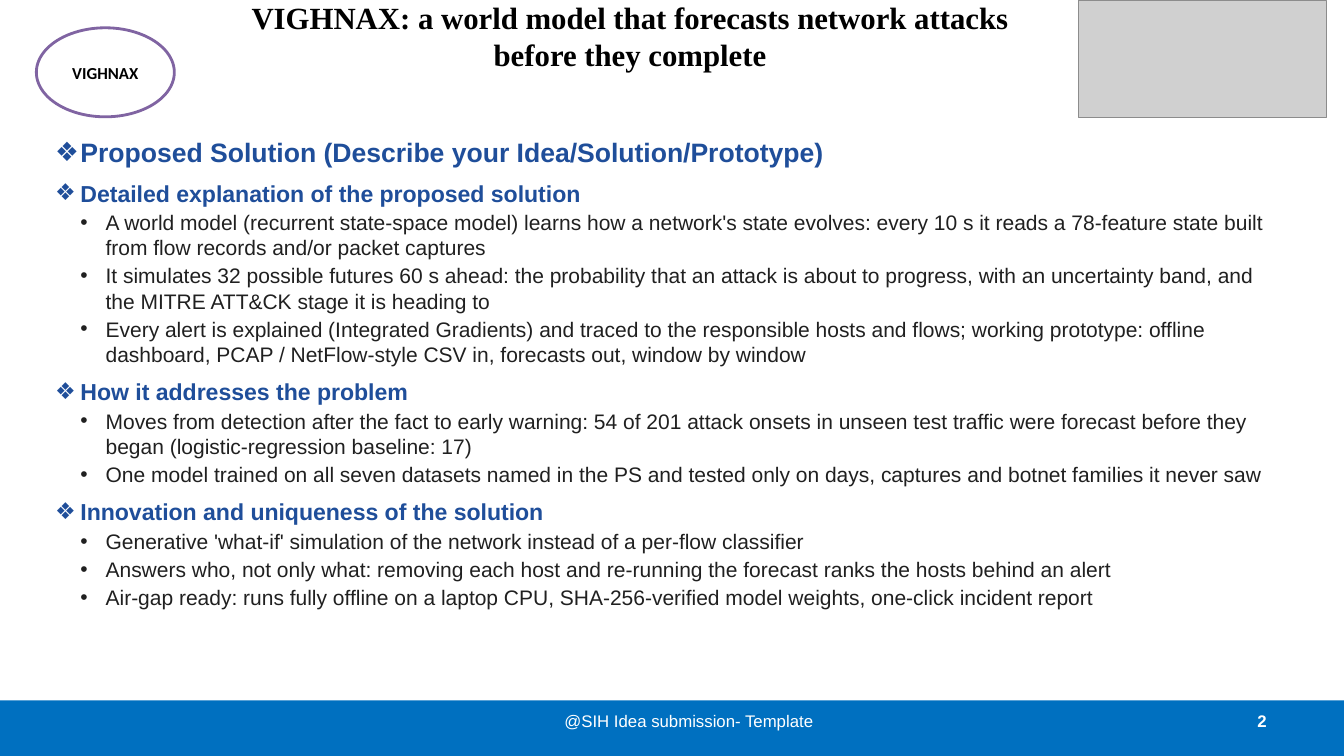
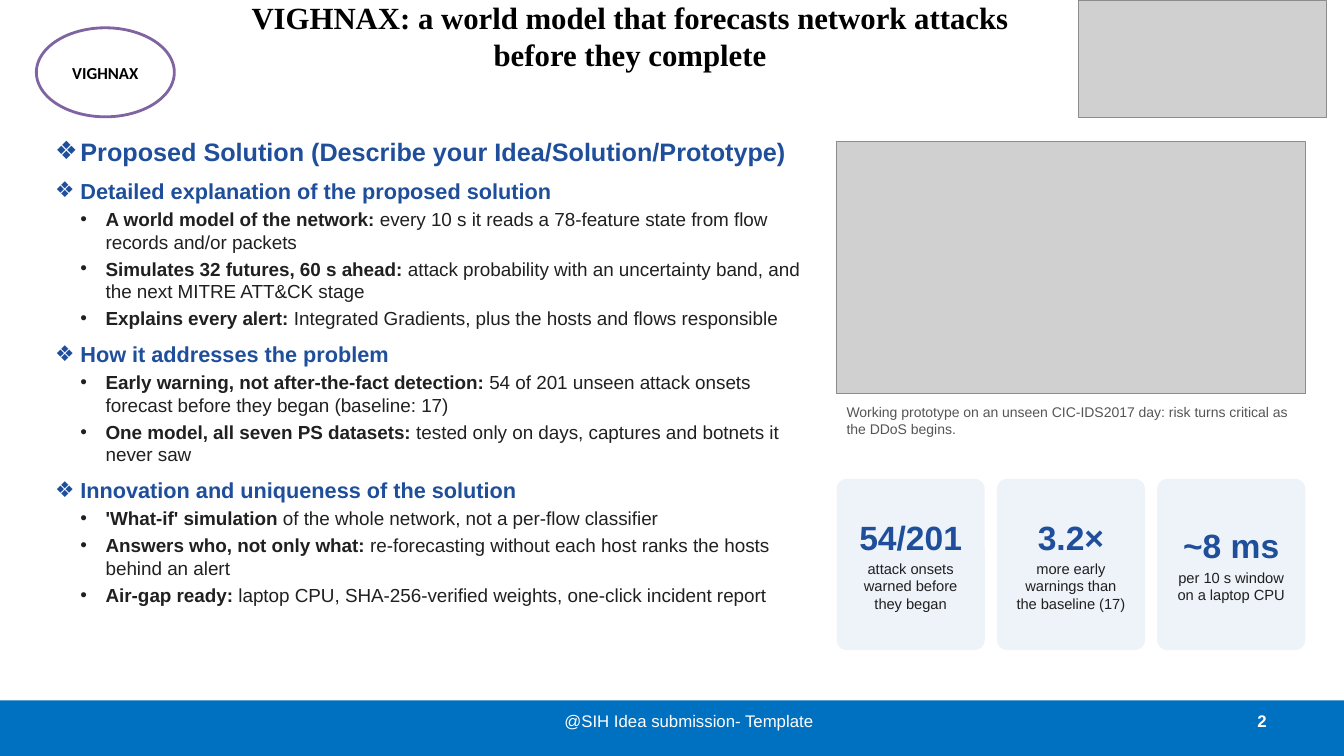
Before and after one commit to NAMAN-THAKUR-1944/SIH2026-SIH26153-VIGHNAX, a slide deck: slide 2 of docs/VIGHNAX_SIH_Idea_Presentation.pptx. Drawn at 1344x756 pixels with LibreOffice and Linux fonts; fonts in the diff are those of the drawing; grey boxes stand for pictures. Boxes give left, top, right and bottom in pixels: in the first picture for what was removed or moved away, otherwise in the second. Text is boxed around its words. In the diff, an @@ line names an element or a change of style, - is before the commit and + after.

Commit message:
Redesign the SIH idea presentation
- Idea slide: shorter points, dashboard screenshot, headline results as stat tiles
- Feasibility slide: per-dataset results chart (forecast and detection vs the baseline) and a
  challenges -> strategies table
- Impact slide: benefit cards, larger screenshot, QR code and link to the demo video
- References slide: grouped references, clickable links and QR codes for the repo and the video
- Document properties now name the team instead of the template's
- Document generator scripts are no longer part of the repository

```diff
--- a/docs/VIGHNAX_SIH_Idea_Presentation.pptx
+++ b/docs/VIGHNAX_SIH_Idea_Presentation.pptx
@@ text at <box>80,142,785,503</box>: size 19 to 18 pt in "Proposed Solution (Describe your Idea/Solution/Prototype)"; size 16.5 to 15.5 pt in "Detailed explanation of the proposed solution", "How it addresses the problem", "Innovation and uniqueness of the solution" @@
@@ picture added at <box>837,141,1306,394</box> @@
@@ text at <box>106,212,799,329</box>: text changed; size 15 to 13.5 pt @@
-• A world model (recurrent state-space model) learns how a network's state evolves: every 10 s it reads a 78-feature state built from flow records and/or packet captures
-• It simulates 32 possible futures 60 s ahead: the probability that an attack is about to progress, with an uncertainty band, and the MITRE ATT&CK stage it is heading to
-• Every alert is explained (Integrated Gradients) and traced to the responsible hosts and flows; working prototype: offline dashboard, PCAP / NetFlow-style CSV in, forecasts out, window by window
+• A world model of the network: every 10 s it reads a 78-feature state from flow records and/or packets
+• Simulates 32 futures, 60 s ahead: attack probability with an uncertainty band, and the next MITRE ATT&CK stage
+• Explains every alert: Integrated Gradients, plus the hosts and flows responsible
@@ text at <box>106,375,778,461</box>: text changed; size 15 to 13.5 pt @@
-• Moves from detection after the fact to early warning: 54 of 201 attack onsets in unseen test traffic were forecast before they began (logistic-regression baseline: 17)
-• One model trained on all seven datasets named in the PS and tested only on days, captures and botnet families it never saw
+• Early warning, not after-the-fact detection: 54 of 201 unseen attack onsets forecast before they began (baseline: 17)
+• One model, all seven PS datasets: tested only on days, captures and botnets it never saw
@@ text added at <box>847,407,1288,437</box>, 10 pt, text #555555 @@
+Working prototype on an unseen CIC-IDS2017 day: risk turns critical as the DDoS begins.
@@ rounded rectangle added at <box>837,479,985,650</box>, fill #EEF3FA, 10.5 pt, text #202020 @@
+54/201
+attack onsets warned before they began
@@ rounded rectangle added at <box>997,479,1145,650</box>, fill #EEF3FA, 10.5 pt, text #202020 @@
+3.2×
+more early warnings than the baseline (17)
@@ rounded rectangle added at <box>1157,479,1306,650</box>, fill #EEF3FA, 10.5 pt, text #202020 @@
+~8 ms
+per 10 s window on a laptop CPU
@@ text at <box>106,511,769,606</box>: text changed; size 15 to 13.5 pt @@
-• Generative 'what-if' simulation of the network instead of a per-flow classifier
-• Answers who, not only what: removing each host and re-running the forecast ranks the hosts behind an alert
-• Air-gap ready: runs fully offline on a laptop CPU, SHA-256-verified model weights, one-click incident report
+• 'What-if' simulation of the whole network, not a per-flow classifier
+• Answers who, not only what: re-forecasting without each host ranks the hosts behind an alert
+• Air-gap ready: laptop CPU, SHA-256-verified weights, one-click incident report
```
Also in this commit, not shown: 4 other slides changed, 4 other files.
